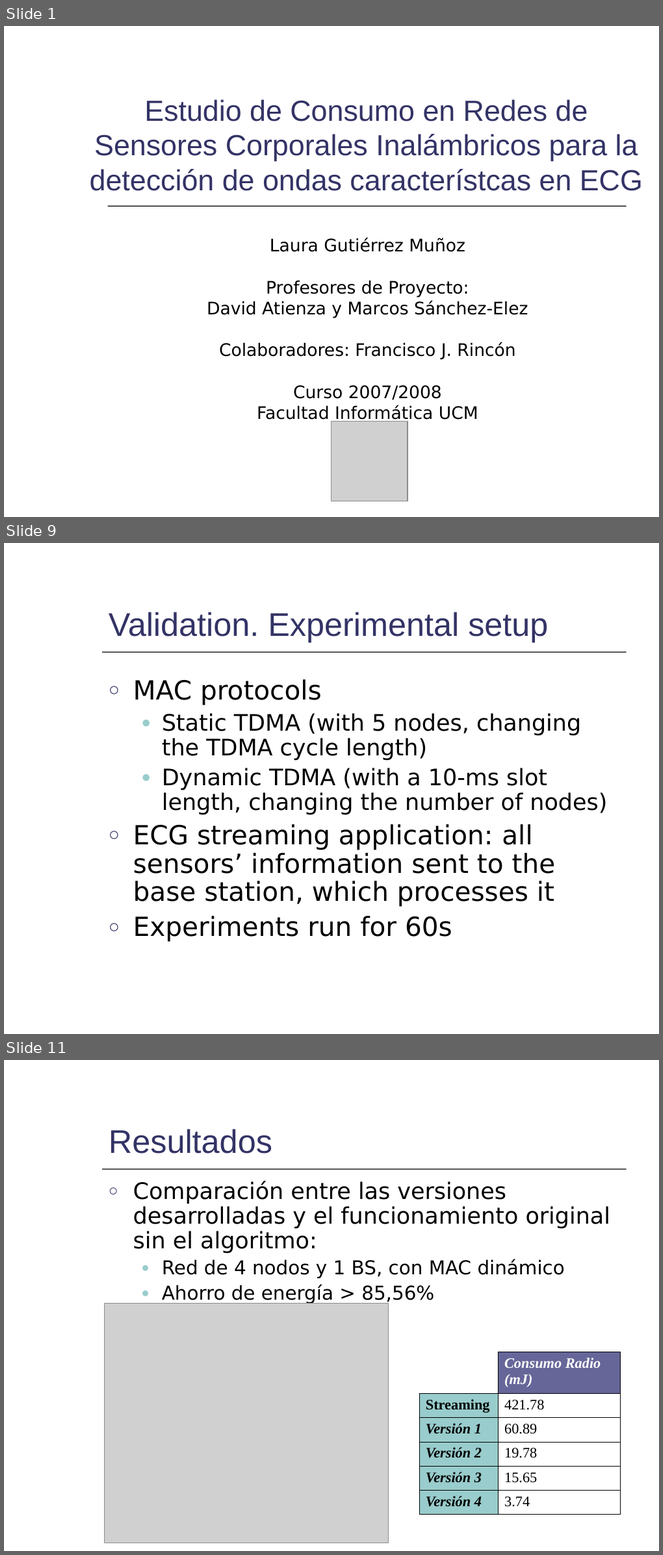
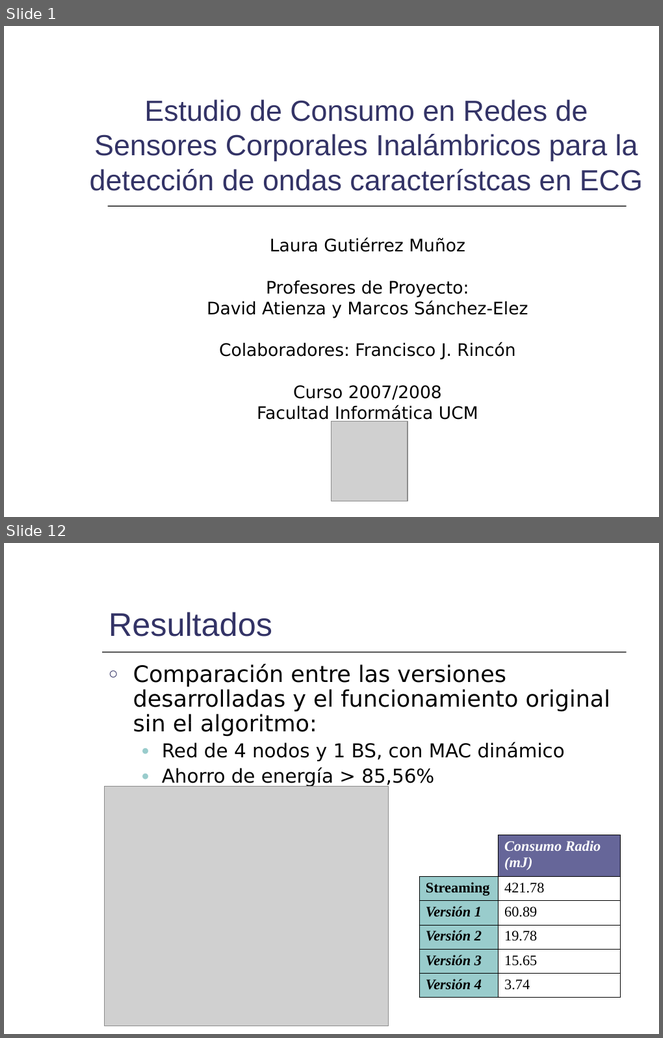
Before and after one commit to mmja/redsensores, a slide deck: Memoria/Consumo.ppt. Shown one above the other, each under a label of ours: slides 1, 9 and 11 before the commit, slides 1 and 12 after it; the slides between them are not shown. The pictures are 663x1555 and 663x1038 pixels, drawn with LibreOffice and Linux fonts; fonts in the diff are those of the drawing; grey boxes stand for pictures. Boxes give left, top, right and bottom in pixels: in the first picture for what was removed or moved away, otherwise in the second. Text is boxed around its words. In the diff, an @@ line names an element or a change of style, - is before the commit and + after.

```diff
--- a/Memoria/Consumo.ppt
+++ b/Memoria/Consumo.ppt
@@ slide 9 removed at (4,543,659,1034), background #FFFFFF; not listed: 3 template elements that a slide beside it also shows @@
@@ title removed at (109,612,548,642) @@
-Validation. Experimental setup
@@ text removed at (133,679,607,942) @@
-○ MAC protocols
-  ● Static TDMA (with 5 nodes, changing the TDMA cycle length)
-  ● Dynamic TDMA (with a 10-ms slot length, changing the number of nodes)
-○ ECG streaming application: all sensors’ information sent to the base station, which processes it
-○ Experiments run for 60s
@@ what was slide 11 is now slide 12 @@
```
Also in this commit, not shown: 6 slides changed, 6 slides added, 3 other slides removed.
